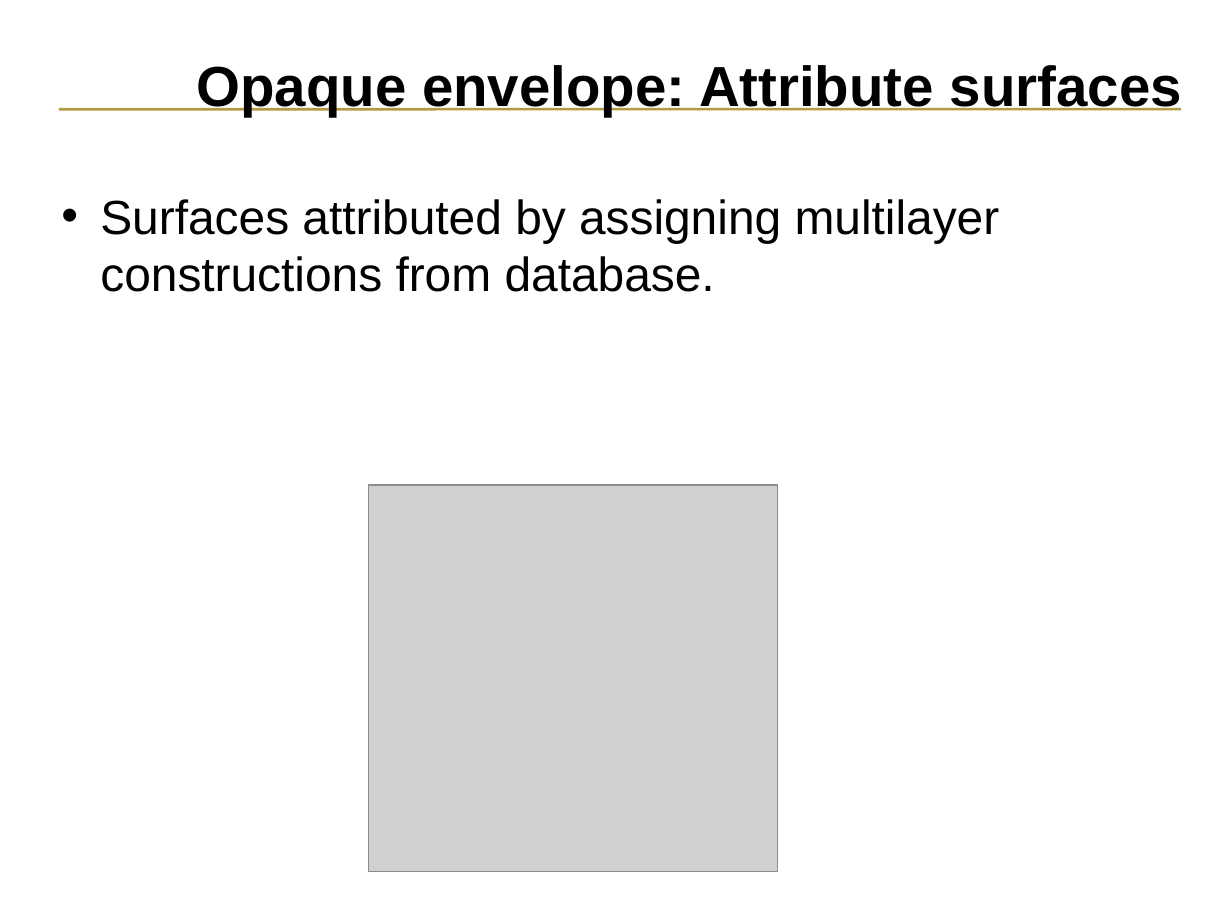
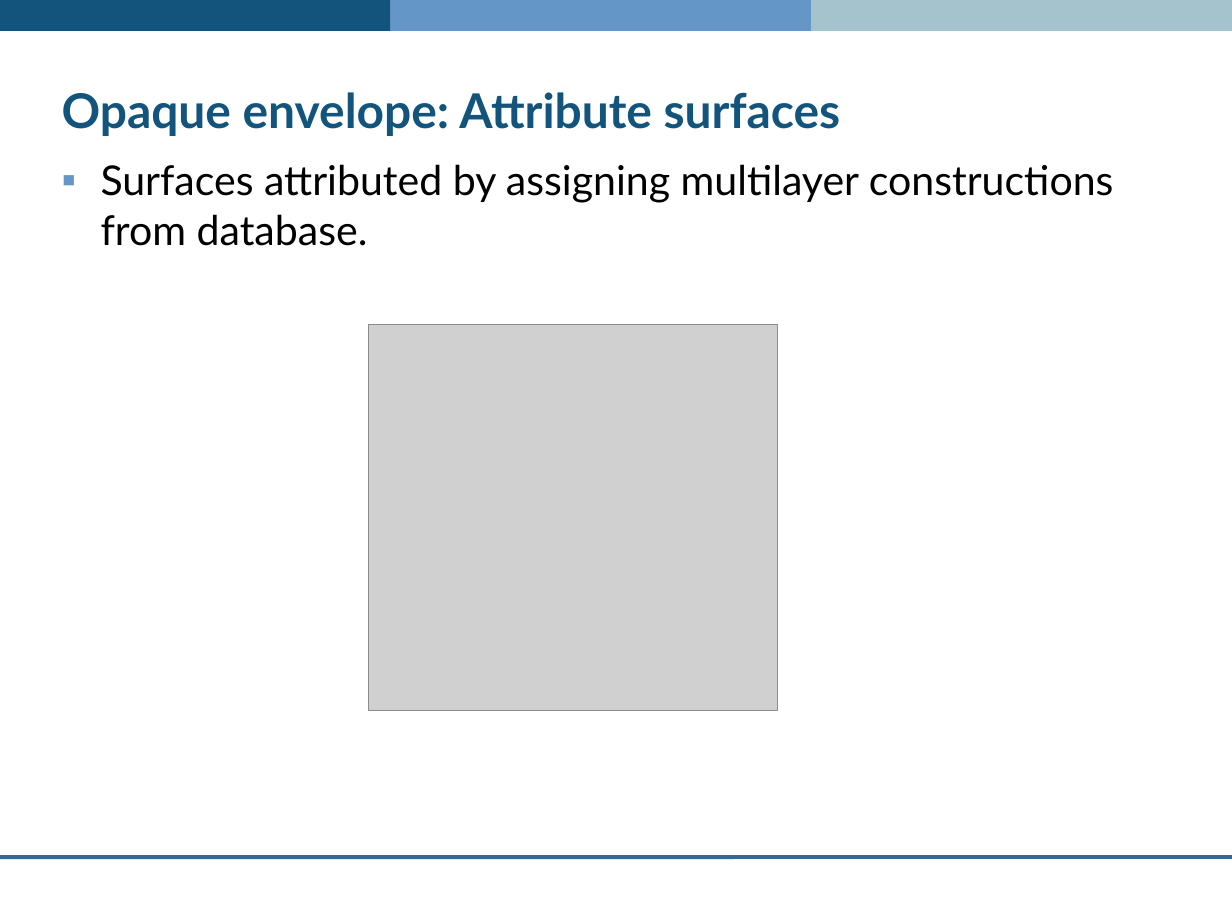
Before and after one commit to ESP-rCommunity/ESPrExtras, a slide deck: slide 31 of training/co-simulator_ESP-r/intro/introduction.ppt. Drawn at 1232x924 pixels with LibreOffice and Linux fonts; fonts in the diff are those of the drawing; grey boxes stand for pictures; background and template pictures are left out. Boxes give left, top, right and bottom in pixels: in the first picture for what was removed or moved away, otherwise in the second. Text is boxed around its words. In the diff, an @@ line names an element or a change of style, - is before the commit and + after.

```diff
--- a/training/co-simulator_ESP-r/intro/introduction.ppt
+++ b/training/co-simulator_ESP-r/intro/introduction.ppt
@@ rectangle added at <box>0,0,391,31</box>, fill #12547C @@
@@ rectangle added at <box>339,0,841,31</box>, fill #6496C8 @@
@@ rectangle added at <box>811,0,1232,31</box>, fill #A5C3CD @@
@@ title "Opaque envelope: Attribute surfaces": place and size @@
-title "Opaque envelope: Attribute surfaces" at <box>197,65,1182,116</box>
+title "Opaque envelope: Attribute surfaces" at <box>62,92,840,136</box>
@@ title "Opaque envelope: Attribute surfaces" at <box>62,92,840,136</box>: size 33 to 28 pt, font Arial to Lato, text colour #000000 to #12547C; alignment right to left @@
@@ line removed from (1180, 110) to (59, 110) @@
@@ text "Surfaces attributed by assigning multilayer ...": place and size @@
-text "Surfaces attributed by assigning multilayer ..." at <box>100,199,1000,292</box>
+text "Surfaces attributed by assigning multilayer ..." at <box>101,164,1114,246</box>
@@ text "Surfaces attributed by assigning multilayer ..." at <box>101,164,1114,246</box>: size 28 to 24 pt, font Arial to Lato; bullet • to ▪; less space between paragraphs; bullet colour #000000 to #6496C8 @@
@@ picture: place and size @@
-picture at <box>368,485,777,872</box>
+picture at <box>368,324,777,711</box>
@@ line added from (1232, 857) to (0, 857), #336699 2.24 pt @@
```
Also in this commit, not shown: 56 other slides changed.
